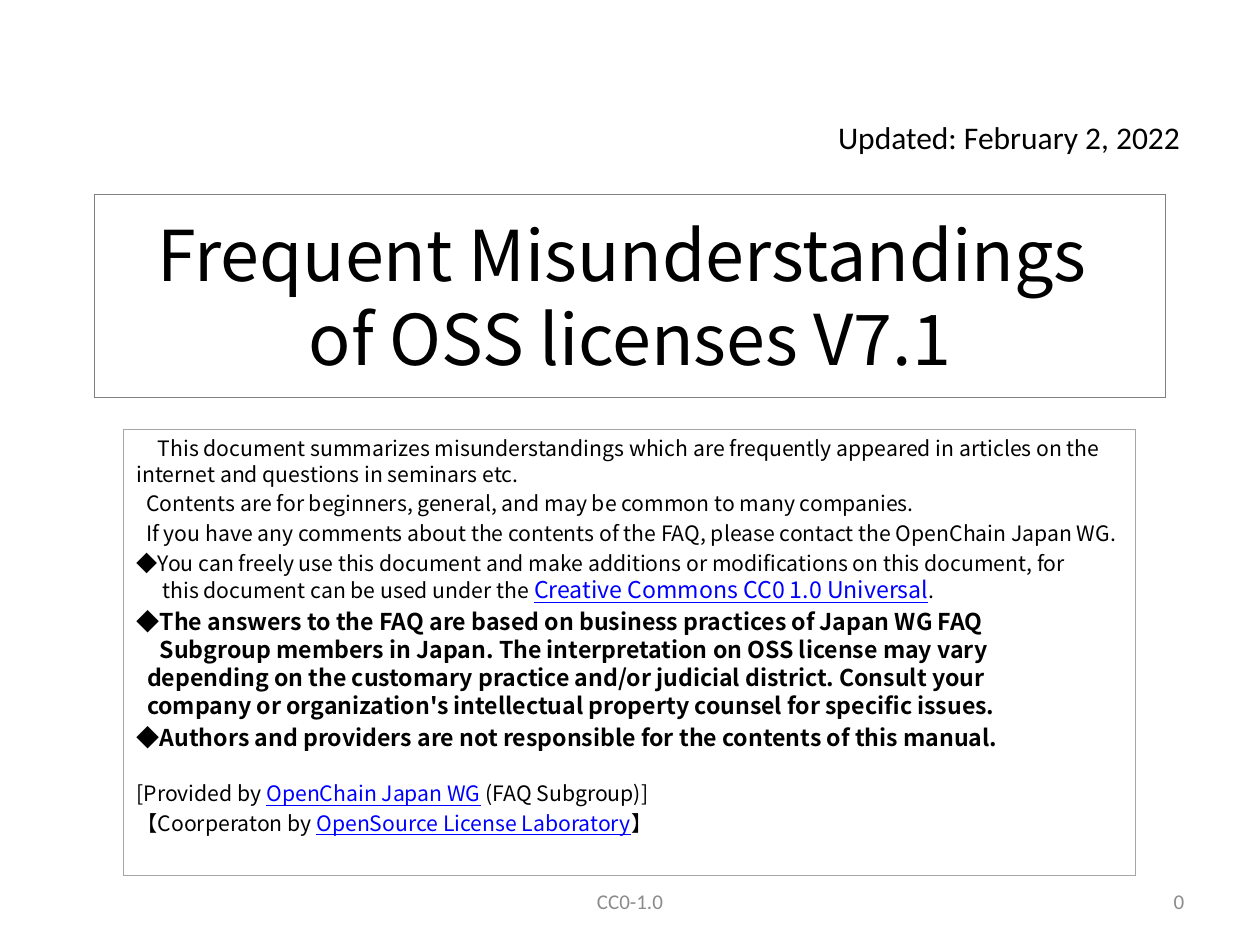
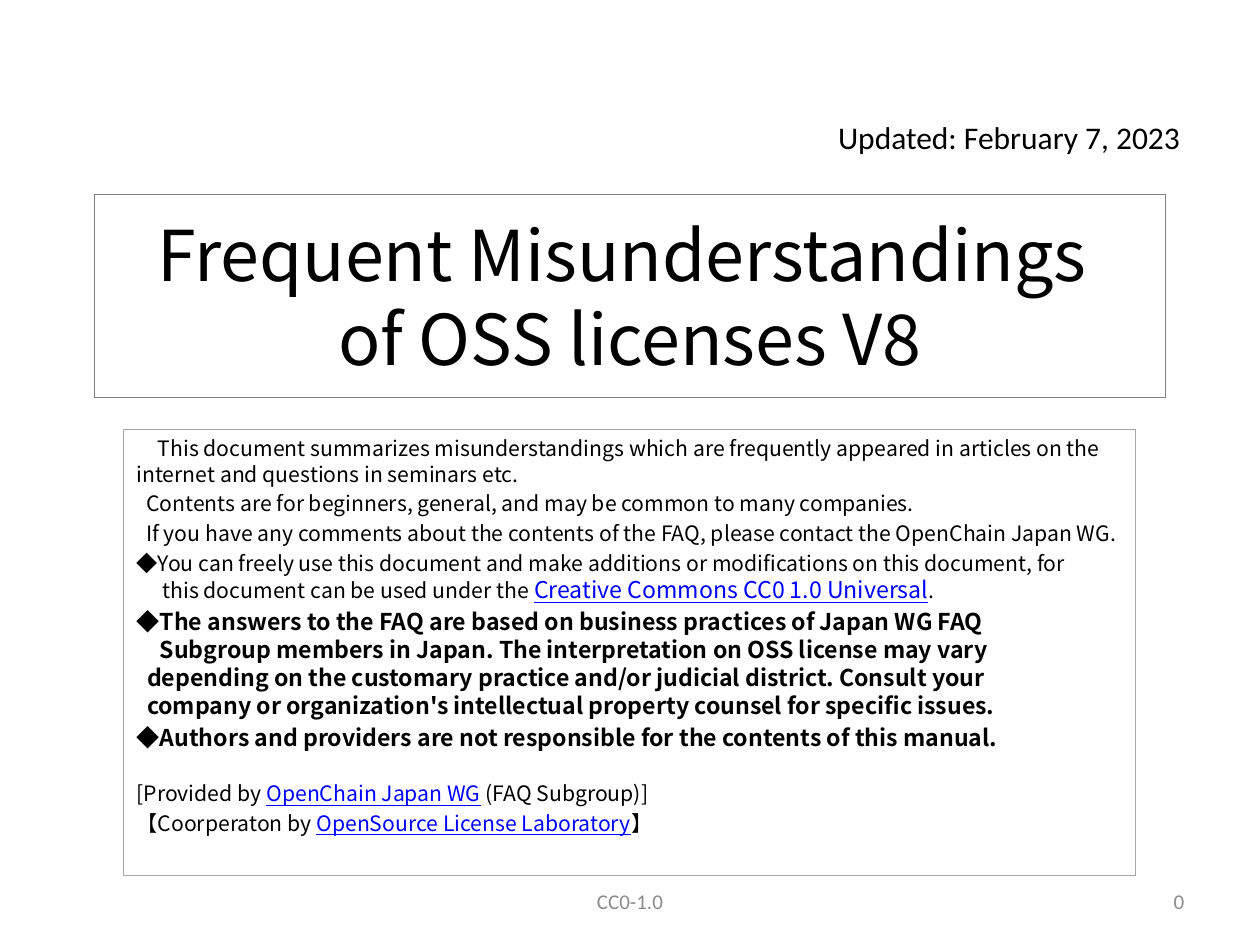
Before and after one commit to OpenChain-Project/OpenChain-JWG, a slide deck: slide 1 of Education_Material/FAQ/Misunderstandings_of_OSS_licenses_CC0.pptx. Drawn at 1260x945 pixels with LibreOffice and Linux fonts; fonts in the diff are those of the drawing. Boxes give left, top, right and bottom in pixels: in the first picture for what was removed or moved away, otherwise in the second. Text is boxed around its words. In the diff, an @@ line names an element or a change of style, - is before the commit and + after.

```diff
--- a/Education_Material/FAQ/Misunderstandings_of_OSS_licenses_CC0.pptx
+++ b/Education_Material/FAQ/Misunderstandings_of_OSS_licenses_CC0.pptx
@@ text at [838,127,1180,154]: text changed @@
-Updated: February 2, 2022
+Updated: February 7, 2023
@@ title at [157,225,1087,366]: text changed @@
-Frequent Misunderstandings
-of OSS licenses V7.1
+Frequent Misunderstandings
+of OSS licenses V8
```
Also in this commit, not shown: 56 other slides changed, 6 slides added.
